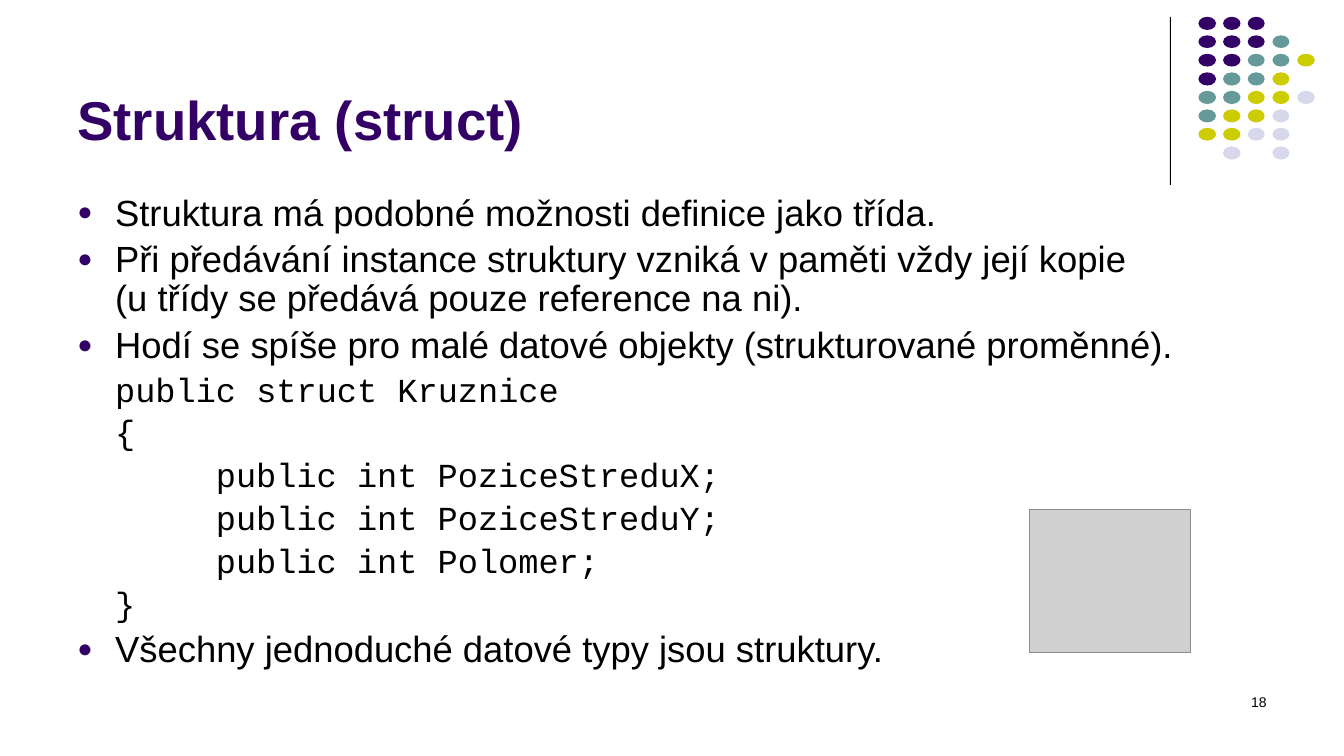
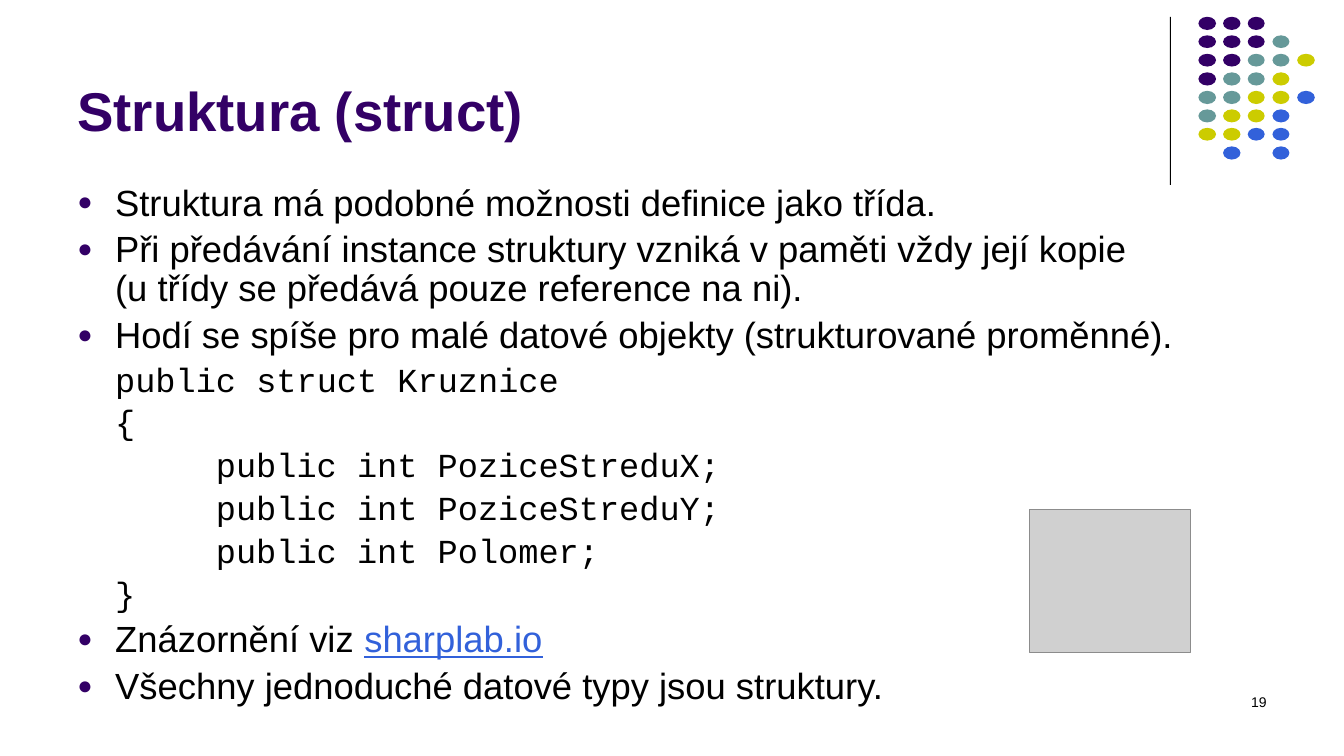
Before and after one commit to PetrVobornik/prednasky, a slide deck: slide 19 of Xamarin.Forms/01-OOP-a-NET/OOP-1-tridy.ppsx (slide 18 before the commit). Drawn at 1344x756 pixels with LibreOffice and Linux fonts; fonts in the diff are those of the drawing; grey boxes stand for pictures. Boxes give left, top, right and bottom in pixels: in the first picture for what was removed or moved away, otherwise in the second. Text is boxed around its words. In the diff, an @@ line names an element or a change of style, - is before the commit and + after.

```diff
--- a/Xamarin.Forms/01-OOP-a-NET/OOP-1-tridy.ppsx
+++ b/Xamarin.Forms/01-OOP-a-NET/OOP-1-tridy.ppsx
@@ title "Struktura (struct)": place and size @@
-title "Struktura (struct)" at [77,100,523,150]
+title "Struktura (struct)" at [77,91,523,141]
@@ fill #D8D8EC to #3261DA in 6 elements at [1298,91,1316,104], [1272,109,1290,122], [1248,128,1265,141], [1272,128,1290,141], [1223,146,1240,159], [1272,146,1290,159] @@
@@ text "Struktura má podobné možnosti definice ...": place and size @@
-text "Struktura má podobné možnosti definice ..." at [115,199,1172,670]
+text "Struktura má podobné možnosti definice ..." at [115,189,1172,706]
@@ text at [115,625,542,660]: paragraph added @@
+● Znázornění viz sharplab.io
```
Also in this commit, not shown: 25 other slides changed, 1 slide added, 1 slide removed, 5 other files.
